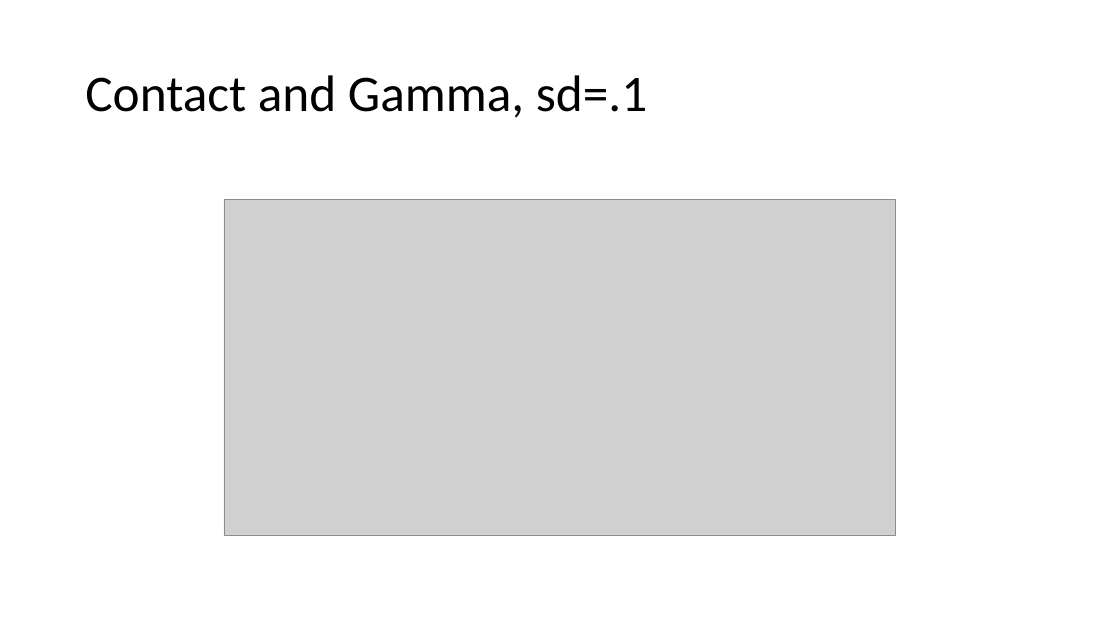
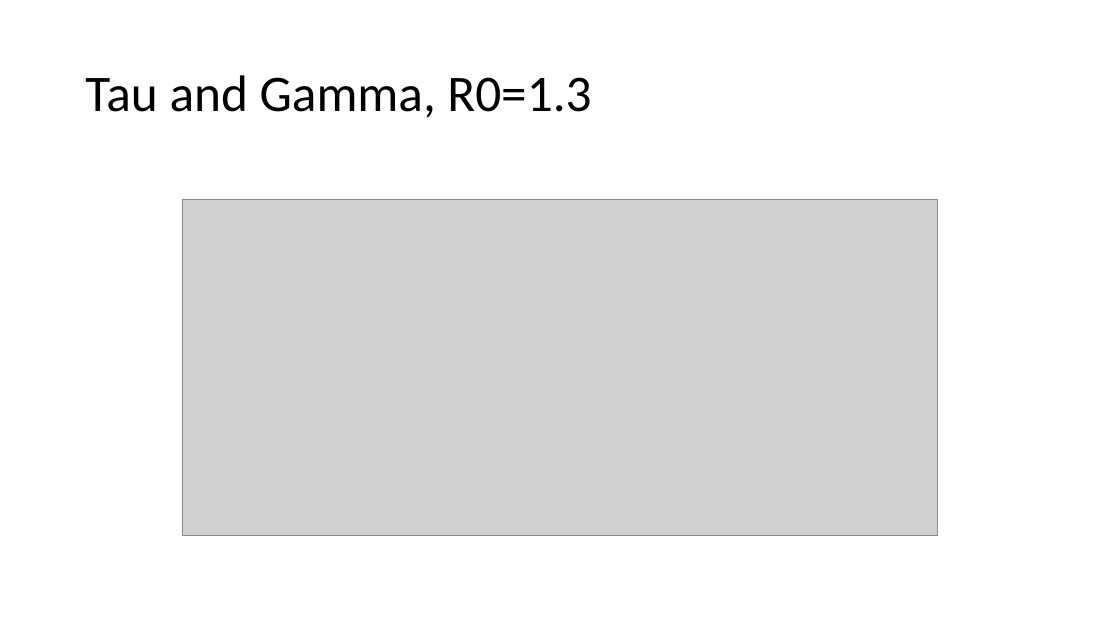
Before and after one commit to asbeagle/newGEM_SIR, a slide deck: slide 4 of someplotz.pptx (slide 6 before the commit). Drawn at 1120x630 pixels with LibreOffice and Linux fonts; fonts in the diff are those of the drawing; grey boxes stand for pictures. Boxes give left, top, right and bottom in pixels: in the first picture for what was removed or moved away, otherwise in the second. Text is boxed around its words. In the diff, an @@ line names an element or a change of style, - is before the commit and + after.

```diff
--- a/someplotz.pptx
+++ b/someplotz.pptx
@@ title at (85,75,591,118): text changed @@
-Contact and Gamma, sd=.1
+Tau and Gamma, R0=1.3
@@ picture: place and size @@
-picture at (224,200,897,536)
+picture at (182,200,939,536)
```
Also in this commit, not shown: 9 other slides changed, 5 slides added, 1 slide removed, 3 other files.
